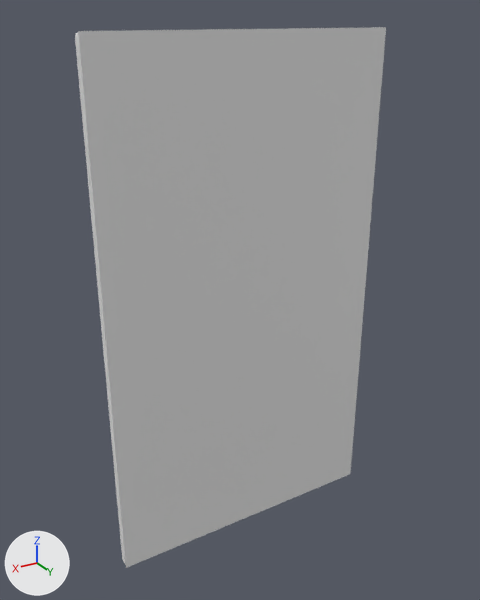
What one commit did to the Blender file Maps/Sardinia/Blender/Window.blend.
Rendered twice from a 50 mm lens placed at (10.51, 17.45, 8.89), pointed at (0.36, 0.54, 0.43). Arrows for +X, +Y and +Z are at lower left; the lights stay in place.
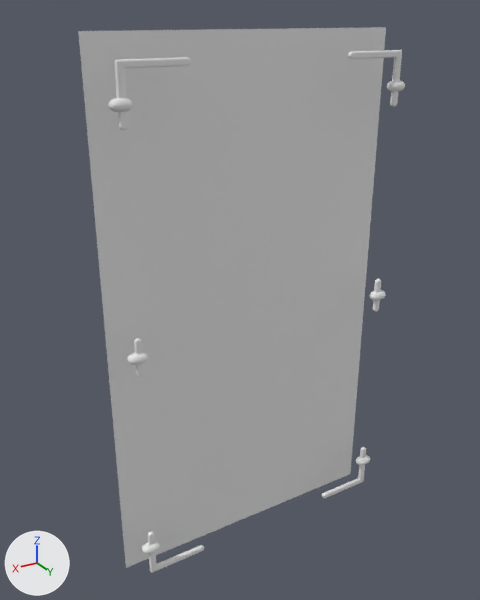
Location of each change, (x1, y1, x2, y2) in pixels of the pictures (480 x 600 px):
'Sphere', shown
    after: (108, 50, 405, 573)
'Plane', hidden
    before: (75, 33, 386, 565)
'Sphere.001', shown
    after: (128, 279, 386, 377)

The change, as a list of edits to the scene's bpy script:
```text
Change ob_sphere_001:
    remove ob_sphere_001.hide_viewport = True
Change ob_sphere:
    remove ob_sphere.hide_viewport = True
Change ob_plane:
    add ob_plane.hide_viewport = True
```
